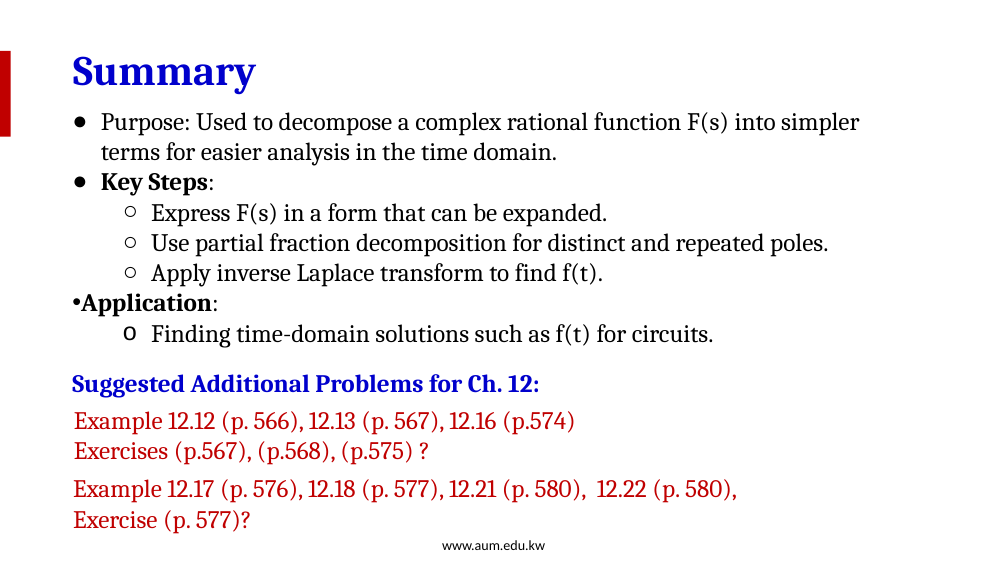
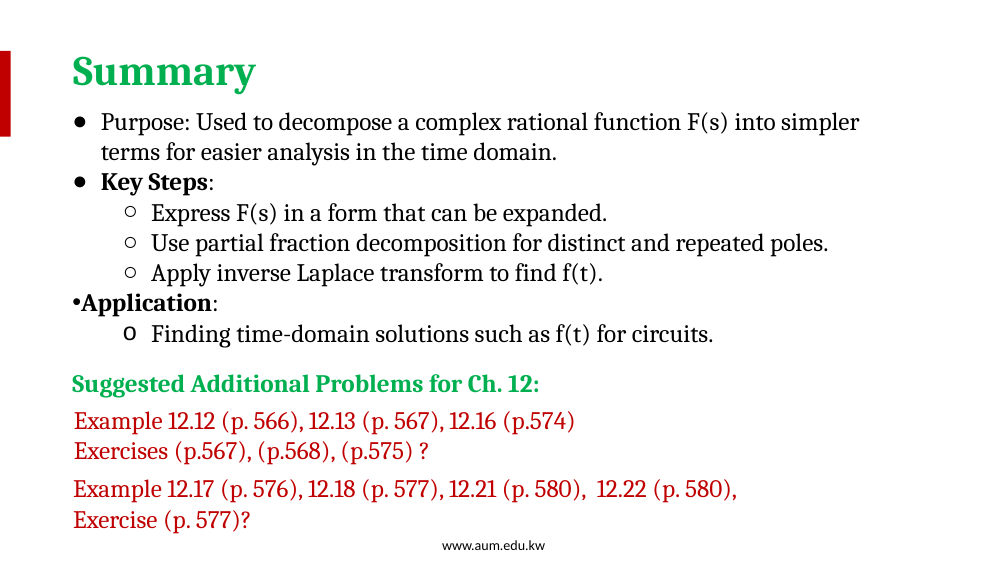
Before and after one commit to salmanrazzaq1993/AUM-WORK, a slide deck: slide 20 of PP WORK/Instructor Version/Week 4/Week 4 Lecture 1 - Partial Fraction.pptx (slide 19 before the commit). Drawn at 1008x567 pixels with LibreOffice and Linux fonts; fonts in the diff are those of the drawing; background and template pictures are left out. Boxes give left, top, right and bottom in pixels: in the first picture for what was removed or moved away, otherwise in the second. Text is boxed around its words. In the diff, an @@ line names an element or a change of style, - is before the commit and + after.

```diff
--- a/PP WORK/Instructor Version/Week 4/Week 4 Lecture 1 - Partial Fraction.pptx
+++ b/PP WORK/Instructor Version/Week 4/Week 4 Lecture 1 - Partial Fraction.pptx
@@ text "Summary" at box(73, 56, 256, 95): text colour #0000CC to #00B050 @@
@@ text "Suggested Additional Problems for Ch. ..." at box(72, 374, 539, 398): text colour #0000CC to #00B050 @@
```
Also in this commit, not shown: 16 other slides changed, 1 slide added.
